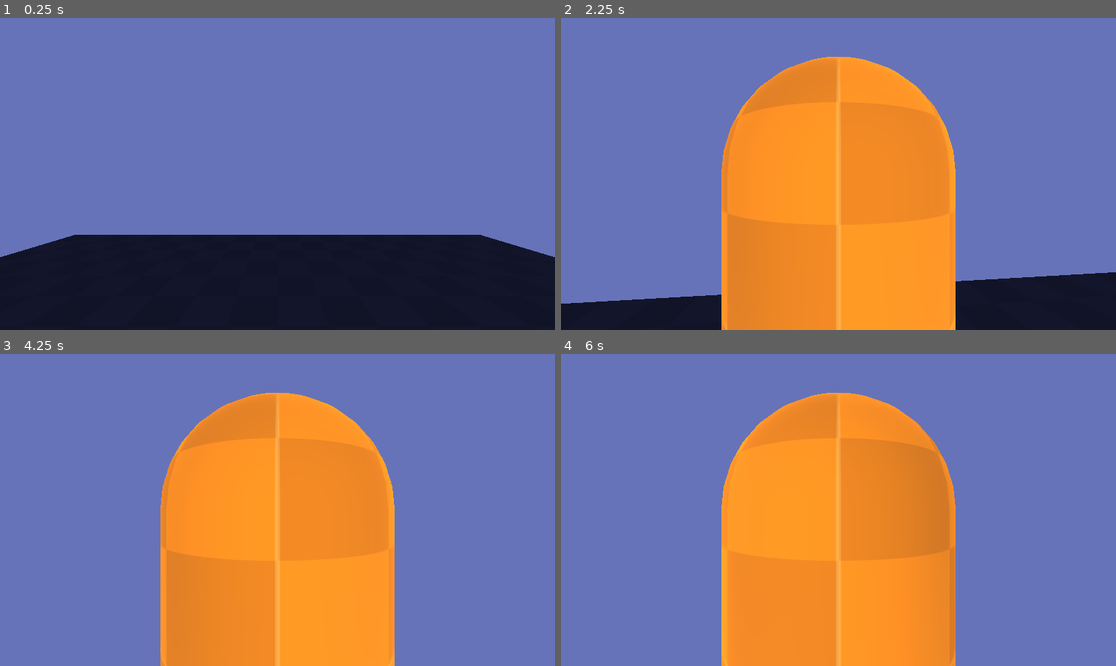
Above: before the commit, frames 1-4 (two rows, left to right).
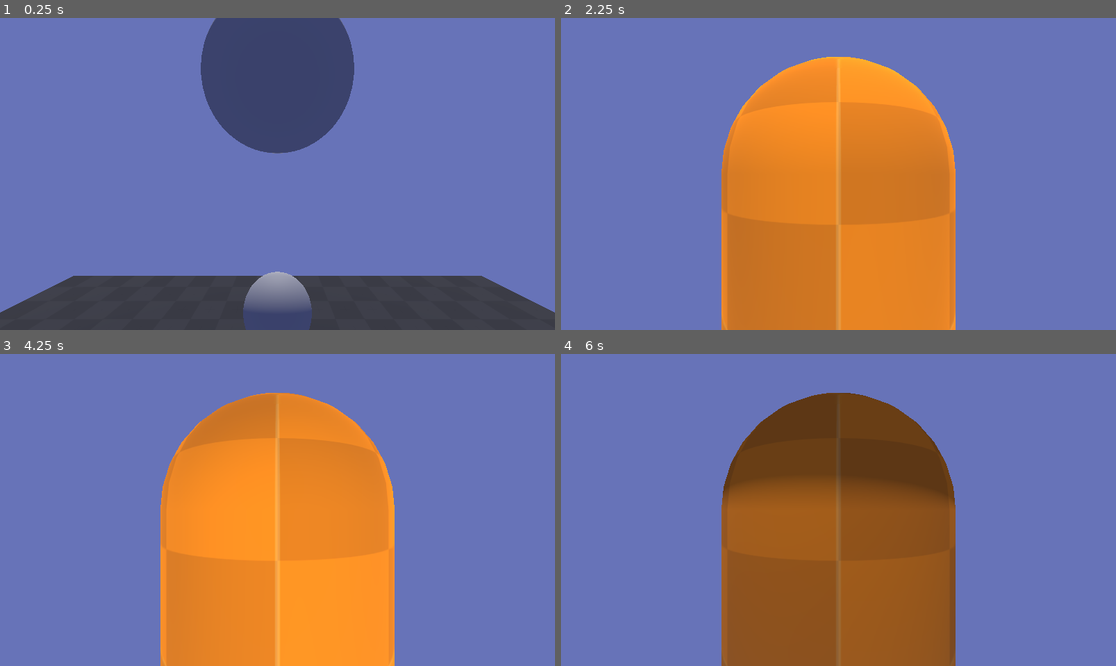
Above: after the commit, the same moments.

Repository: FroggLeo/driving-game
Game: Godot game, scene res://world.tscn
The game is run twice, just before and just after one commit, with the same random seed, the same clock (stepped at 60 frames per second) and the same inputs.
Inputs (mouse positions are in pixels of both pictures, inside the frame that each line leads up to):
- Up to frame 1 (0.25 s): no input
- Up to frame 2 (2.25 s): tap Enter at 0.5 s; move the mouse to (866, 174) at 0.52 s; hold Right mouse button (move_camera) 0.53-1.28 s; hold W (move_forward) from 0.53 s (still down); tap Space (jump) at 0.77, 1.52 s; move the mouse to (810, 174) at 1.27 s; tap Mouse wheel up (zoom_in) at 1.35 s; move the mouse to (849, 167) at 2.02 s; hold Mouse wheel down (zoom_out) from 2.03 s (still down)
- Up to frame 3 (4.25 s): move the mouse to (249, 572) at 2.77 s; release Mouse wheel down (zoom_out) at 2.78 s; tap Alt at 2.85 s; tap Space (jump) at 3.02, 3.5, 3.77 s; move the mouse to (444, 556) at 3.52 s; release W (move_forward) at 3.53 s; hold A (move_left) from 3.53 s (still down); tap Shift at 3.6 s
- Up to frame 4 (6 s): move the mouse to (672, 463) at 4.27 s; right-click (672, 463) at 4.35 s; tap Space (jump) at 4.52 s; move the mouse to (866, 510) at 5.02 s; release A (move_left) at 5.03 s; hold S (move_back) 5.03-5.78 s; hold Mouse wheel up (zoom_in) 5.03-5.78 s; tap Enter at 5.75 s; move the mouse to (816, 503) at 5.77 s; hold D (move_right) from 5.78 s (still down); tap Mouse wheel down (zoom_out) at 5.85 s

The runs differ from the first frame. In frame 1, 40% of the frame differs, in the area x 0-100%, y 0-100%; in frame 2, 27%; in frame 3, 1.3%; in frame 4, 34%.

Commit message:
feat: add basic sun rotation code

Diff:
--- a/godot_project/environment/sky.gd
+++ b/godot_project/environment/sky.gd
@@ -1,6 +1,15 @@
 extends WorldEnvironment
 
+# seconds in a day
 @export var day_length: float = 600.0
+# days that take for the moon to go through half a cycle
+# example: new moon to full moon
+@export var moon_cycle: float = 8.0
+
+# from 0 to 1
+# 0 is midnight, 0.5 is noon, 1 is midnight
+var time = 0.5
+var moon_phase = 0.0
 
 # Called when the node enters the scene tree for the first time.
 func _ready() -> void:
@@ -9,4 +18,8 @@
 
 # Called every frame. 'delta' is the elapsed time since the previous frame.
 func _process(delta: float) -> void:
-	pass
+	time = delta / day_length + time
+	if time == 1:
+		time = 0
+	var sun_angle = 360 * time
+	$sun.rotation.x = sun_angle
--- a/godot_project/world.tscn
+++ b/godot_project/world.tscn
@@ -24,7 +24,7 @@
 physics_material_override = SubResource("PhysicsMaterial_gv5m4")
 
 [node name="MeshInstance3D" type="MeshInstance3D" parent="floor"]
-transform = Transform3D(1, 0, 0, 0, 1, 0, 0, 0, 1, 0, -1, 0)
+transform = Transform3D(1, 0, 0, 0, 1, 0, 0, 0, 1, 0, -2, 0)
 mesh = SubResource("BoxMesh_f3sb7")
 skeleton = NodePath("../..")
 surface_material_override/0 = SubResource("StandardMaterial3D_f3sb7")
@@ -34,6 +34,6 @@
 shape = SubResource("BoxShape3D_fj7yv")
 
 [node name="CharacterBody3D" parent="." instance=ExtResource("1_f3sb7")]
-transform = Transform3D(1, 0, 0, 0, 1, 0, 0, 0, 1, 0, 0.5, 0)
+transform = Transform3D(1, 0, 0, 0, 1, 0, 0, 0, 1, 0, -0.5, 0)
 
 [node name="Node3D" parent="." instance=ExtResource("3_tlwt5")]
